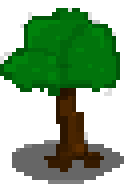
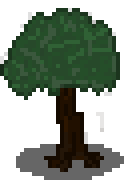
Two versions of the same layered image (128×192). Layer-by-layer changes:
painted on "Layer 0" over left=0, top=8, right=120, bottom=172
painted on "Ellipse 1" over left=12, top=140, right=96, bottom=184
